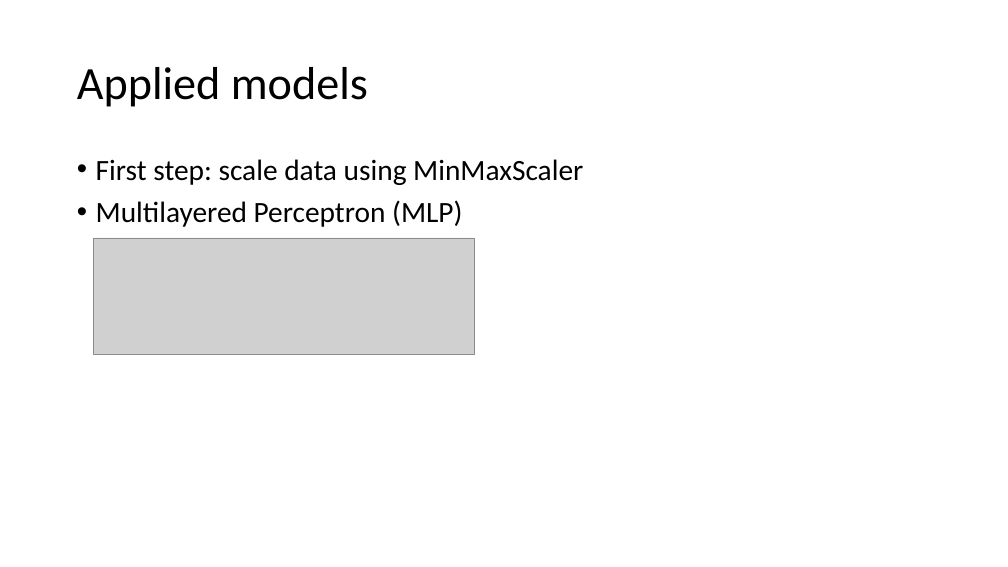
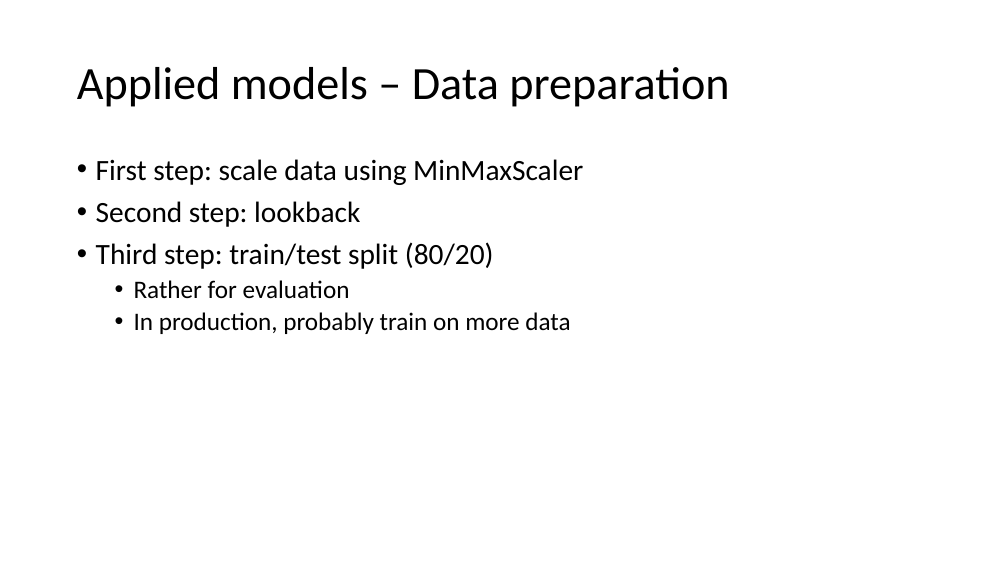
Before and after one commit to sfremerey/backprophet, a slide deck: slide 6 of Backprophet.pptx. Drawn at 1008x567 pixels with LibreOffice and Linux fonts; fonts in the diff are those of the drawing; grey boxes stand for pictures. Boxes give left, top, right and bottom in pixels: in the first picture for what was removed or moved away, otherwise in the second. Text is boxed around its words. In the diff, an @@ line names an element or a change of style, - is before the commit and + after.

```diff
--- a/Backprophet.pptx
+++ b/Backprophet.pptx
@@ title at (x1=77, y1=67, x2=729, y2=107): text changed @@
-Applied models
+Applied models – Data preparation
@@ text at (x1=96, y1=201, x2=570, y2=334): text changed; size 28 to 24 pt @@
-• Multilayered Perceptron (MLP)
+• Second step: lookback
+• Third step: train/test split (80/20)
+  • Rather for evaluation
+  • In production, probably train on more data
@@ picture removed at (x1=93, y1=238, x2=474, y2=355) @@
```
Also in this commit, not shown: 15 other slides changed, 6 slides added, 1 slide removed, 1 other file.
